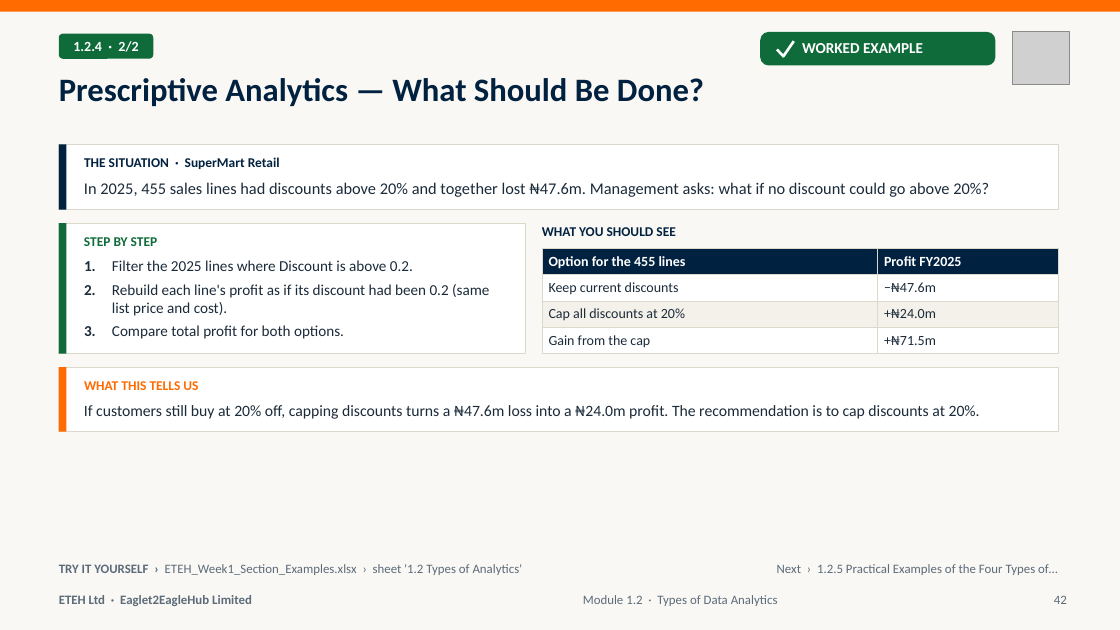
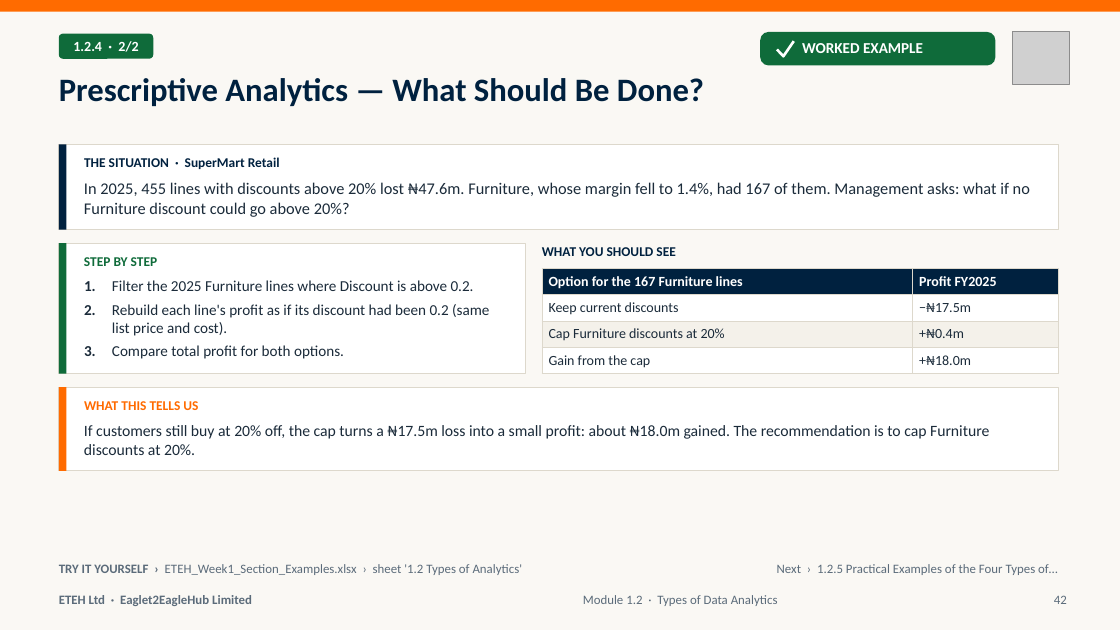
Before and after one commit to MaxiKen/ETEH, a slide deck: slide 42 of ETEH_Bootcamp_Pack/ETEH_Vol1_Week1_Foundations_Slides.pptx. Drawn at 1120x630 pixels with LibreOffice and Linux fonts; fonts in the diff are those of the drawing; grey boxes stand for pictures. Boxes give left, top, right and bottom in pixels: in the first picture for what was removed or moved away, otherwise in the second. Text is boxed around its words. In the diff, an @@ line names an element or a change of style, - is before the commit and + after.

```diff
--- a/ETEH_Bootcamp_Pack/ETEH_Vol1_Week1_Foundations_Slides.pptx
+++ b/ETEH_Bootcamp_Pack/ETEH_Vol1_Week1_Foundations_Slides.pptx
@@ rectangle: place and size @@
-rectangle at (59,145,1059,210)
+rectangle at (59,145,1059,229)
@@ rectangle: place and size @@
-rectangle at (59,145,66,210)
+rectangle at (59,145,66,229)
@@ text at (84,182,1030,217): text changed @@
-In 2025, 455 sales lines had discounts above 20% and together lost ₦47.6m. Management asks: what if no discount could go above 20%?
+In 2025, 455 lines with discounts above 20% lost ₦47.6m. Furniture, whose margin fell to 1.4%, had 167 of them. Management asks: what if no Furniture discount could go above 20%?
@@ 4 texts, 2 rectangles, 1 table: place and size @@
-4 texts, 2 rectangles, 1 table at (59,223,1059,390)
+4 texts, 2 rectangles, 1 table at (59,243,1059,410)
@@ table at (542,268,1059,373) @@
-row 1, column 1: Option for the 455 lines
+row 1, column 1: Option for the 167 Furniture lines
-row 2, column 2: −₦47.6m
+row 2, column 2: −₦17.5m
-row 3, column 1: Cap all discounts at 20%
+row 3, column 1: Cap Furniture discounts at 20%
-row 3, column 2: +₦24.0m
+row 3, column 2: +₦0.4m
-row 4, column 2: +₦71.5m
+row 4, column 2: +₦18.0m
@@ text at (84,280,474,291): text changed @@
-1. Filter the 2025 lines where Discount is above 0.2.
+1. Filter the 2025 Furniture lines where Discount is above 0.2.
@@ rectangle: place and size @@
-rectangle at (59,367,1059,432)
+rectangle at (59,387,1059,471)
@@ rectangle: place and size @@
-rectangle at (59,367,66,432)
+rectangle at (59,387,66,471)
@@ text at (84,425,989,455): text changed @@
-If customers still buy at 20% off, capping discounts turns a ₦47.6m loss into a ₦24.0m profit. The recommendation is to cap discounts at 20%.
+If customers still buy at 20% off, the cap turns a ₦17.5m loss into a small profit: about ₦18.0m gained. The recommendation is to cap Furniture discounts at 20%.
```
Also in this commit, not shown: 4 other slides changed, 30 other files.
